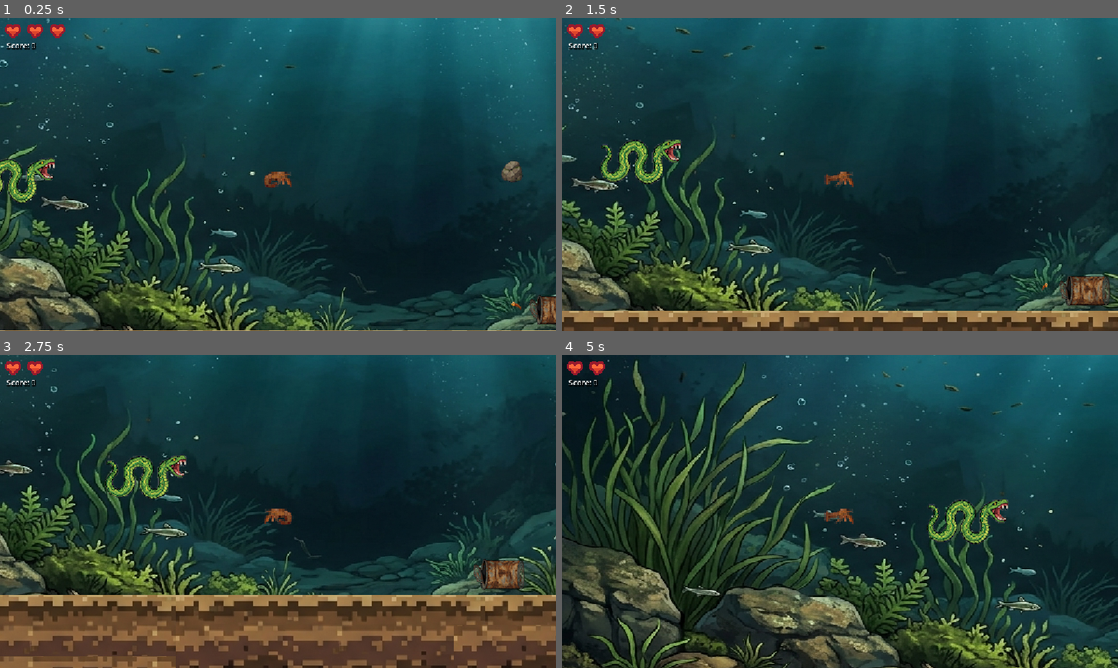
Above: before the commit, frames 1-4 (two rows, left to right).
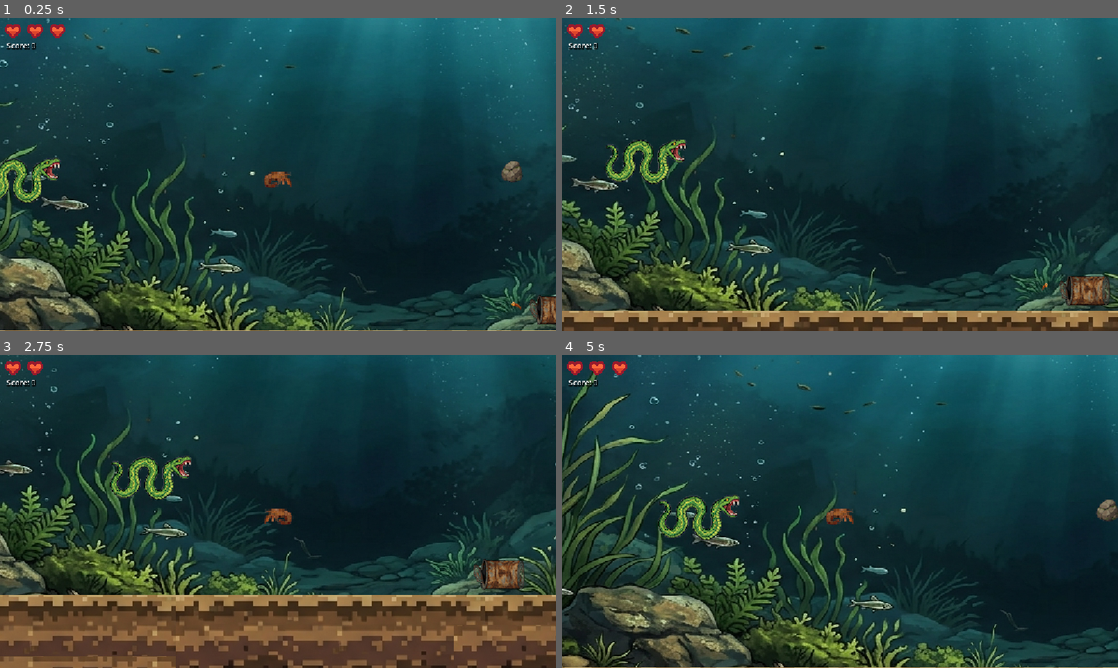
Above: after the commit, the same moments.

Repository: jcarlis1/GameDevProject1
Game: Godot game, scene res://Scenes/level_1.tscn
The game is run twice, just before and just after one commit, with the same random seed, the same clock (stepped at 60 frames per second) and the same inputs.
Inputs:
- Up to frame 1 (0.25 s): no input
- Up to frame 2 (1.5 s): hold D (move_right) 0.53-1.28 s; hold S (move_down) from 1.28 s (still down)
- Up to frame 3 (2.75 s): release S (move_down) at 2.03 s; hold D (move_right) from 2.03 s (still down)
- Up to frame 4 (5 s): release D (move_right) at 2.78 s; hold W (move_up) 2.78-3.53 s; hold A (move_left) from 3.53 s (still down)

The runs differ from the first frame. In frame 1, 1.0% of the frame differs, in the area x 0-11%, y 44-60%; in frame 2, 1.6%; in frame 3, 1.4%; in frame 4, 44%, in the area x 0-100%, y 0-100%.

Commit message:
Snake flips direction, hitbox made, moving objects slide off walls

Diff:
--- a/craw-daddy/Scenes/level_1.tscn
+++ b/craw-daddy/Scenes/level_1.tscn
@@ -9,12 +9,8 @@
 [ext_resource type="PackedScene" uid="uid://ce18e8mmg6jty" path="res://Scenes/tadpole.tscn" id="6_xrdnt"]
 [ext_resource type="PackedScene" uid="uid://bduu8fwo5n481" path="res://Scenes/moving_enemy.tscn" id="7_chwpn"]
 [ext_resource type="PackedScene" uid="uid://b7jlxxswgxjso" path="res://Scenes/plant.tscn" id="7_lsmp6"]
-[ext_resource type="Script" uid="uid://bryxyuubj6m0e" path="res://Scripts/snake.gd" id="8_uy8f0"]
-[ext_resource type="Texture2D" uid="uid://f3onhg3ttykc" path="res://Sprites/Characters/snake2.png" id="9_6r07y"]
+[ext_resource type="PackedScene" uid="uid://fe6omui4g5g7" path="res://Scenes/snake.tscn" id="8_af3po"]
 [ext_resource type="Script" uid="uid://c0r4xshe0q5j8" path="res://Scripts/spawner.gd" id="9_chwpn"]
-
-[sub_resource type="RectangleShape2D" id="RectangleShape2D_xtjvt"]
-size = Vector2(17, 24)
 
 [node name="Main" type="Node2D" unique_id=297703182]
 position = Vector2(-133, 5)
@@ -58,20 +54,12 @@
 position = Vector2(1403, -8)
 
 [node name="Enemy_Bottle" parent="Enemys" unique_id=645569802 instance=ExtResource("6_wrinw")]
-position = Vector2(572, 42)
+position = Vector2(435, 46)
 
 [node name="Moving_Enemy" parent="Enemys" unique_id=329638981 instance=ExtResource("7_chwpn")]
 
-[node name="Enemy_Snake" type="CharacterBody2D" parent="Enemys" unique_id=2008062605]
+[node name="Enemy_Snake" parent="Enemys" unique_id=1149337322 instance=ExtResource("8_af3po")]
 position = Vector2(-579, 11)
-script = ExtResource("8_uy8f0")
-
-[node name="Sprite" type="Sprite2D" parent="Enemys/Enemy_Snake" unique_id=450625602]
-texture = ExtResource("9_6r07y")
-
-[node name="CollisionShape2D" type="CollisionShape2D" parent="Enemys/Enemy_Snake" unique_id=2019637869]
-position = Vector2(31.5, -10)
-shape = SubResource("RectangleShape2D_xtjvt")
 
 [node name="Food" type="Node" parent="." unique_id=2029126564]
 
@@ -79,7 +67,7 @@
 position = Vector2(-31, 140)
 
 [node name="Plant" parent="Food" unique_id=641948559 instance=ExtResource("7_lsmp6")]
-position = Vector2(534, 47)
+position = Vector2(395, 48)
 
 [node name="EnemySpawner" type="Node2D" parent="." unique_id=1970376584]
 script = ExtResource("9_chwpn")
--- /dev/null
+++ b/craw-daddy/Scenes/snake.tscn
@@ -0,0 +1,31 @@
+[gd_scene format=3 uid="uid://fe6omui4g5g7"]
+
+[ext_resource type="Script" uid="uid://bryxyuubj6m0e" path="res://Scripts/snake_body.gd" id="1_pox6b"]
+[ext_resource type="Texture2D" uid="uid://f3onhg3ttykc" path="res://Sprites/Characters/snake2.png" id="2_rku0m"]
+[ext_resource type="Script" uid="uid://csj7uh2fl3tj6" path="res://Scripts/snake_mouth.gd" id="3_rku0m"]
+
+[sub_resource type="RectangleShape2D" id="RectangleShape2D_xtjvt"]
+size = Vector2(17, 41.5)
+
+[sub_resource type="RectangleShape2D" id="RectangleShape2D_lmvgn"]
+size = Vector2(14.5, 25)
+
+[node name="Enemy_Snake" type="CharacterBody2D" unique_id=1149337322]
+script = ExtResource("1_pox6b")
+
+[node name="Sprite" type="Sprite2D" parent="." unique_id=1659562646]
+texture = ExtResource("2_rku0m")
+
+[node name="CollisionShape2D" type="CollisionShape2D" parent="." unique_id=1859548180]
+position = Vector2(26, -1.75)
+shape = SubResource("RectangleShape2D_xtjvt")
+
+[node name="Hitbox" type="Area2D" parent="." unique_id=1201314228]
+position = Vector2(35, -11)
+script = ExtResource("3_rku0m")
+
+[node name="CollisionShape2D" type="CollisionShape2D" parent="Hitbox" unique_id=2100593532]
+position = Vector2(-0.25, 0.5)
+shape = SubResource("RectangleShape2D_lmvgn")
+
+[connection signal="body_entered" from="Hitbox" to="Hitbox" method="_on_body_entered"]
--- a/craw-daddy/Scripts/moving_enemy_walls.gd
+++ b/craw-daddy/Scripts/moving_enemy_walls.gd
@@ -9,13 +9,16 @@
 @onready var hitbox_shape: CollisionShape2D = $Hitbox/Collision_Player
 
 var player: Node2D = null
+var original_direction: Vector2 = Vector2.ZERO
 var move_direction: Vector2 = Vector2.ZERO
 var has_entered_screen: bool = false
+var is_diverting: bool = false
 
 func _ready() -> void:
 	player = get_tree().get_first_node_in_group("Player")
 	if player:
 		move_direction = (player.global_position - global_position).normalized()
+		move_direction = original_direction
 	# Pick random image and set wall-collision size dynamically
 	if not textures.is_empty():
 		sprite.texture = textures.pick_random()
@@ -30,20 +33,52 @@
 		collision_shape.shape = wall_rect
 
 func _physics_process(_delta: float) -> void:
-	if move_direction != Vector2.ZERO:
-		velocity = move_direction * speed
-		move_and_slide()
+	#if move_direction != Vector2.ZERO:
+		#velocity = move_direction * speed
+		#move_and_slide()
+	if original_direction == Vector2.ZERO:
+		if not is_instance_valid(player):
+			player = get_tree().get_first_node_in_group("Player")
+		if is_instance_valid(player):
+			original_direction = (player.global_position - global_position).normalized()
+		else:
+			return
 		# Bounce in the opposite direction of the wall normal
 		if is_on_wall():
-			if is_instance_valid(player):
-				if player.global_position.y < global_position.y:
-					move_direction = Vector2.UP
+			#if is_instance_valid(player):
+				#if player.global_position.y < global_position.y:
+					#move_direction = Vector2.UP
+				#else:
+					#move_direction = Vector2.DOWN
+			#else:
+				## Fallback if player is missing: pick UP or DOWN randomly
+				#move_direction = Vector2.UP if randf() > 0.5 else Vector2.DOWN
+			if not is_diverting:
+				is_diverting = true
+				var collision = get_last_slide_collision()
+				if collision:
+					var normal = collision.get_normal()
+
+				# Hitting a vertical wall (left or right side)
+					if abs(normal.x) > 0.5:
+						if is_instance_valid(player) and player.global_position.y < global_position.y:
+							move_direction = Vector2.UP
+						else:
+							move_direction = Vector2.DOWN
+				# Hitting a horizontal wall (top or bottom side)
 				else:
-					move_direction = Vector2.DOWN
-			else:
-				# Fallback if player is missing: pick UP or DOWN randomly
-				move_direction = Vector2.UP if randf() > 0.5 else Vector2.DOWN
-# --- Signal Callback ---
+					if is_instance_valid(player) and player.global_position.x < global_position.x:
+						move_direction = Vector2.LEFT
+					else:
+						move_direction = Vector2.RIGHT
+		else:
+		# Once the enemy moves past the wall edge, clear the flag and resume path
+			if is_diverting:
+				is_diverting = false
+			move_direction = original_direction
+
+	velocity = move_direction * speed
+	move_and_slide()
 # Triggered when a body enters the child Hitbox (Area2D)
 func _on_hitbox_body_entered(body: Node2D) -> void:
 	if not body.is_in_group("Player"):
--- a/craw-daddy/Scripts/player.gd
+++ b/craw-daddy/Scripts/player.gd
@@ -27,12 +27,12 @@
 	move_and_slide()
 
 func _manage_animation():
-	if move_input != 0 or move_input2 != 0:
-		anim.play("move")
-	elif damaged:
+	if damaged:
 		anim.play("damage")
 		await get_tree().create_timer(1.0).timeout
 		damaged = false
+	elif move_input != 0 or move_input2 != 0:
+		anim.play("move")
 	else:
 		anim.play("idle")
 
--- a/craw-daddy/Scripts/snake.gd
+++ b/craw-daddy/Scripts/snake_body.gd
@@ -3,10 +3,14 @@
 const speed = 80.0
 var player: Node2D = null
 var damage : int = 3
+@onready var sprite : Sprite2D = $Sprite
+@onready var hitbox : Area2D = $Hitbox
+
+var base_hitbox_x: float = 0.0
 
 func _ready() -> void:
 	player = get_tree().get_first_node_in_group("Player")
-
+	base_hitbox_x = abs(hitbox.position.x)
 	if is_instance_valid(player):
 		global_position = player.global_position - Vector2(500, 0)
 
@@ -16,4 +20,21 @@
 		# Recalculates direction to player every frame, updating Y movement dynamically
 		var move_direction = (player.global_position - global_position).normalized()
 		velocity = move_direction * speed
+
+	if velocity.x != 0:
+		set_facing(velocity.x < 0)
+
 	move_and_slide()
+
+func _process(delta):
+	if velocity.x != 0:
+		sprite.flip_h = velocity.x < 0
+
+func set_facing(facing_left: bool) -> void:
+	sprite.flip_h = facing_left
+
+	# Flip the shapes' X positions to match the sprite orientation
+	if facing_left:
+		hitbox.position.x = -base_hitbox_x
+	else:
+		hitbox.position.x = base_hitbox_x
--- /dev/null
+++ b/craw-daddy/Scripts/snake_mouth.gd
@@ -0,0 +1,18 @@
+extends Area2D
+
+@export var damage: int = 3
+# Called when the node enters the scene tree for the first time.
+func _ready() -> void:
+	pass # Replace with function body.
+
+
+# Called every frame. 'delta' is the elapsed time since the previous frame.
+func _process(delta: float) -> void:
+	pass
+
+
+func _on_body_entered(body: Node2D) -> void:
+	if not body.is_in_group("Player"):
+		return
+
+	body.take_damage(damage)
Renamed: craw-daddy/Scripts/snake.gd.uid -> craw-daddy/Scripts/snake_body.gd.uid
Not shown, added: craw-daddy/Scripts/snake_mouth.gd.uid
